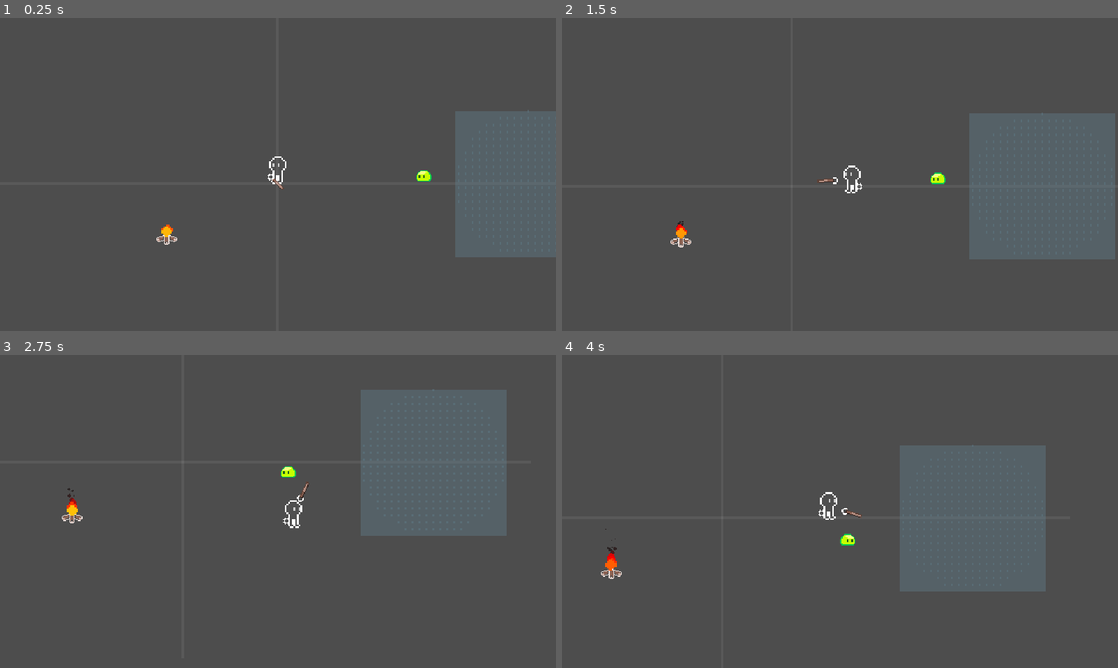
Above: before the commit, frames 1-4 (two rows, left to right).
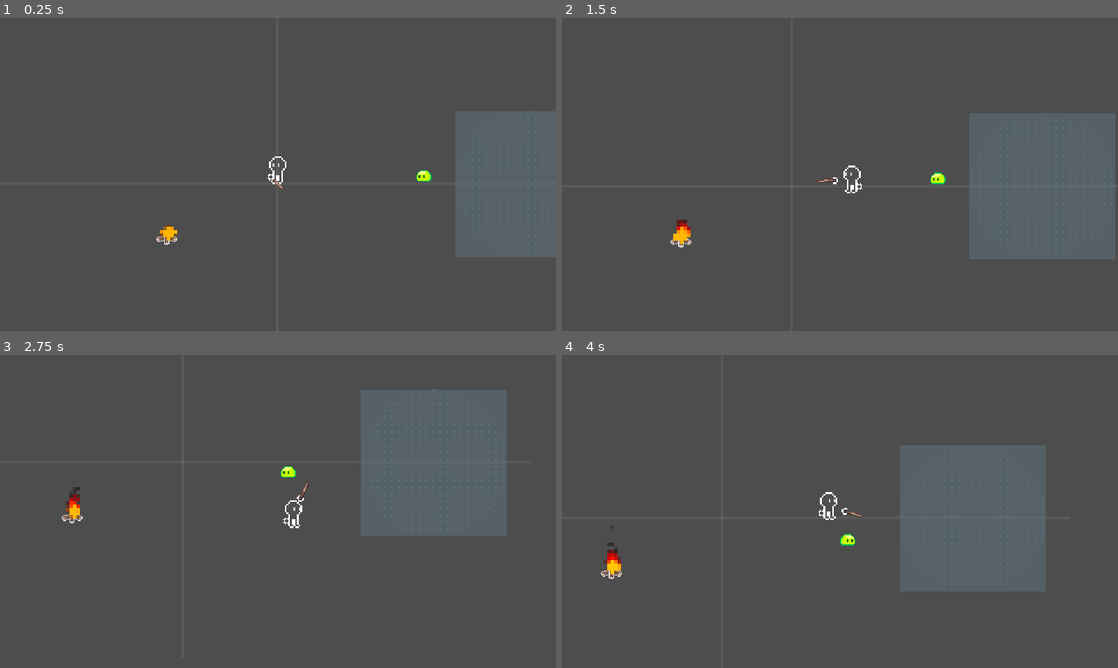
Above: after the commit, the same moments.

Repository: xharris/magicmissiles
Game: Godot game, scene res://game.tscn
Two runs of this game, one before a commit and one after it. Both use one fixed random seed, a clock stepped at 60 frames per second and the inputs below.
Inputs (mouse positions are in pixels of both pictures, inside the frame that each line leads up to):
- Up to frame 1 (0.25 s): no input
- Up to frame 2 (1.5 s): move the mouse to (962, 158) at 0.52 s; hold D (right) 0.53-1.28 s; click (962, 158) at 0.6 s; move the mouse to (728, 190) at 1.27 s; hold S (down) from 1.28 s (still down); right-click (728, 190) at 1.35 s
- Up to frame 3 (2.75 s): move the mouse to (333, 442) at 2.02 s; release S (down) at 2.03 s; hold D (right) from 2.03 s (still down); click (333, 442) at 2.1 s
- Up to frame 4 (4 s): move the mouse to (812, 574) at 2.77 s; release D (right) at 2.78 s; hold W (up) 2.78-3.53 s; right-click (812, 574) at 2.85 s; move the mouse to (1006, 558) at 3.52 s; hold A (left) from 3.53 s (still down); click (1006, 558) at 3.6 s

The runs differ from the first frame. In frame 1, less than 0.1% of the frame differs, in the area x 28-32%, y 65-72%; in frame 2, 0.2%; in frame 3, 0.1%; in frame 4, 0.2%, in the area x 7-11%, y 55-70%.

Commit message:
fixes fire pixelation shader

Diff:
--- a/components/magic_transfer/transfer/magic_transfer.tscn
+++ b/components/magic_transfer/transfer/magic_transfer.tscn
@@ -4,27 +4,45 @@
 [ext_resource type="PackedScene" uid="uid://bxm55vrlk1q2q" path="res://components/vfx/vfx.tscn" id="2_4gpub"]
 [ext_resource type="Resource" uid="uid://bl7y54gkecaxr" path="res://resources/magic_configs/fire/fire.tres" id="2_ct6ef"]
 [ext_resource type="Texture2D" uid="uid://bp7atejjkmgbv" path="res://entities/magic/magic_missile_bare.png" id="3_55gh8"]
-[ext_resource type="Resource" uid="uid://bon7jj71vdlol" path="res://resources/magic_configs/fire/vfx/fire.tres" id="4_gricb"]
 [ext_resource type="PackedScene" uid="uid://cdsl631ei3j3t" path="res://components/camera_focus/camera_focus.tscn" id="5_gricb"]
 [ext_resource type="Resource" uid="uid://b0wqj0ydhyghd" path="res://resources/camera_focus_configs/magic_transfer.tres" id="6_gricb"]
 
+[sub_resource type="Shader" id="Shader_cfyc3"]
+code = "shader_type canvas_item;
+
+uniform sampler2D SCREEN_TEXTURE : hint_screen_texture, filter_nearest;
+uniform float size = 16.0;
+uniform float camera_zoom = 1.0;
+
+void fragment() {
+    // pixelate screen coordinates
+    vec2 screen_size = 1.0 / SCREEN_PIXEL_SIZE;
+    float scaled_size = size / camera_zoom;
+    vec2 pixelated_coord = floor(SCREEN_UV * screen_size / scaled_size) * scaled_size;
+    vec2 pixelated_uv = pixelated_coord / screen_size;
+    COLOR = texture(SCREEN_TEXTURE, pixelated_uv);
+}"
+
+[sub_resource type="ShaderMaterial" id="ShaderMaterial_6v3fo"]
+shader = SubResource("Shader_cfyc3")
+shader_parameter/size = 4.0
+shader_parameter/camera_zoom = 1.0
+
 [node name="MagicTransfer" type="Node2D" unique_id=200391456]
 editor_description = "Animated effect to show magic transfer progress"
+material = SubResource("ShaderMaterial_6v3fo")
 script = ExtResource("1_d2bpw")
 magic = ExtResource("2_ct6ef")
 
-[node name="CanvasGroup" type="CanvasGroup" parent="." unique_id=647900522]
+[node name="Vfx" parent="." unique_id=1834655722 node_paths=PackedStringArray("node") instance=ExtResource("2_4gpub")]
+unique_name_in_owner = true
+node = NodePath("..")
 
-[node name="Sprite2D" type="Sprite2D" parent="CanvasGroup" unique_id=1513615291]
+[node name="Sprite2D" type="Sprite2D" parent="Vfx" unique_id=1513615291]
 unique_name_in_owner = true
 modulate = Color(1, 0.98, 0.8, 1)
 scale = Vector2(3, 3)
 texture = ExtResource("3_55gh8")
 
-[node name="Vfx" parent="CanvasGroup" unique_id=1834655722 node_paths=PackedStringArray("node") instance=ExtResource("2_4gpub")]
-unique_name_in_owner = true
-config = ExtResource("4_gricb")
-node = NodePath("..")
-
 [node name="CameraFocus" parent="." unique_id=1571792625 instance=ExtResource("5_gricb")]
 config = ExtResource("6_gricb")
--- a/components/vfx/vfx.gd
+++ b/components/vfx/vfx.gd
@@ -1,5 +1,5 @@
 @tool
-extends Node2D
+extends CanvasGroup
 class_name Vfx
 
 signal line_finished
@@ -109,22 +109,24 @@
         particles.rotation = _last_position.angle_to_point(global_position)
         _last_position = position
     # create new point in line
-    var line_point_count = line.get_point_count()
-    var line_length = config.line_length if config else 0
-    var remove_point = false
-    if not _disabled and _line_point_t <= 0 and line_point_count < line_length:
-        line.add_point(global_position)
-        if line_point_count > line_length:
-            ## reached max points
+    if line:
+        var line_point_count = line.get_point_count()
+        var line_length = config.line_length if config else 0
+        var remove_point = false
+        if not _disabled and _line_point_t <= 0 and line_point_count < line_length:
+            line.add_point(global_position)
+            if line_point_count > line_length:
+                ## reached max points
+                remove_point = true
+        else:
             remove_point = true
-    else:
-        remove_point = true
-    if remove_point and line_point_count > 0:
-        line.remove_point(0)
-        if line.get_point_count() == 0:
-            line_finished.emit()
+        if remove_point and line_point_count > 0:
+            line.remove_point(0)
+            if line.get_point_count() == 0:
+                line_finished.emit()
     # update camera zoom in shader (if camera_zoom is a uniform)
     var mat: ShaderMaterial = node.material if node else null
+
     var tform = get_canvas_transform()
     if mat and tform:
         mat.set_shader_parameter("camera_zoom", tform.get_scale())
--- a/components/vfx/vfx.tscn
+++ b/components/vfx/vfx.tscn
@@ -1,57 +1,92 @@
 [gd_scene format=3 uid="uid://bxm55vrlk1q2q"]
 
 [ext_resource type="Script" uid="uid://dwtcej8d660we" path="res://components/vfx/vfx.gd" id="1_o3b2c"]
+[ext_resource type="Resource" uid="uid://bon7jj71vdlol" path="res://resources/magic_configs/fire/vfx/fire.tres" id="2_cfyc3"]
 [ext_resource type="Texture2D" uid="uid://bp7atejjkmgbv" path="res://entities/magic/magic_missile_bare.png" id="3_j7232"]
 
-[sub_resource type="Gradient" id="Gradient_vaewb"]
+[sub_resource type="Shader" id="Shader_cfyc3"]
+code = "shader_type canvas_item;
+
+uniform sampler2D SCREEN_TEXTURE : hint_screen_texture, filter_nearest;
+uniform float size = 16.0;
+uniform float camera_zoom = 1.0;
+
+void fragment() {
+    // pixelate screen coordinates
+    vec2 screen_size = 1.0 / SCREEN_PIXEL_SIZE;
+    float scaled_size = size / camera_zoom;
+    vec2 pixelated_coord = floor(SCREEN_UV * screen_size / scaled_size) * scaled_size;
+    vec2 pixelated_uv = pixelated_coord / screen_size;
+    COLOR = texture(SCREEN_TEXTURE, pixelated_uv);
+}"
+
+[sub_resource type="ShaderMaterial" id="ShaderMaterial_6v3fo"]
+shader = SubResource("Shader_cfyc3")
+shader_parameter/size = 4.0
+shader_parameter/camera_zoom = 1.0
+
+[sub_resource type="Gradient" id="Gradient_17h35"]
 offsets = PackedFloat32Array(0, 0.10619469, 0.33628318)
 colors = PackedColorArray(1, 0.909804, 0.0313726, 1, 1, 0, 0, 1, 0.16, 0.1344, 0.1344, 1)
 
-[sub_resource type="GradientTexture1D" id="GradientTexture1D_2fqas"]
-gradient = SubResource("Gradient_vaewb")
+[sub_resource type="GradientTexture1D" id="GradientTexture1D_eonhv"]
+gradient = SubResource("Gradient_17h35")
 
-[sub_resource type="Curve" id="Curve_7vi3g"]
+[sub_resource type="Curve" id="Curve_6v3fo"]
 _data = [Vector2(0, 1), 0.0, 0.0, 0, 0, Vector2(0.5, 0.1), 0.0, 0.0, 0, 0, Vector2(1, 0), 0.0, 0.0, 0, 0]
 point_count = 3
 metadata/_snap_enabled = true
 
-[sub_resource type="CurveTexture" id="CurveTexture_sgx7s"]
-curve = SubResource("Curve_7vi3g")
+[sub_resource type="CurveTexture" id="CurveTexture_onyhh"]
+curve = SubResource("Curve_6v3fo")
 
-[sub_resource type="ParticleProcessMaterial" id="ParticleProcessMaterial_we1go"]
+[sub_resource type="ParticleProcessMaterial" id="ParticleProcessMaterial_k6f3g"]
 lifetime_randomness = 0.5
 emission_shape = 1
-emission_sphere_radius = 2.0
+emission_sphere_radius = 5.0
 direction = Vector3(0, -1, 0)
 spread = 10.0
 initial_velocity_min = 20.0
 initial_velocity_max = 40.0
 gravity = Vector3(0, 0, 0)
-scale_min = 3.5
-scale_max = 4.5
-scale_curve = SubResource("CurveTexture_sgx7s")
-color_ramp = SubResource("GradientTexture1D_2fqas")
+scale_min = 4.5
+scale_max = 5.5
+scale_curve = SubResource("CurveTexture_onyhh")
+color_ramp = SubResource("GradientTexture1D_eonhv")
 
-[node name="Vfx" type="Node2D" unique_id=1834655722 node_paths=PackedStringArray("node")]
+[sub_resource type="Curve" id="Curve_0ngxl"]
+_data = [Vector2(0.3, 0.3), 0.0, 0.0, 0, 0, Vector2(1, 1), 0.0, 0.0, 0, 0]
+point_count = 2
+metadata/_snap_enabled = true
+
+[sub_resource type="Gradient" id="Gradient_j7232"]
+offsets = PackedFloat32Array(0.1509434, 0.3301887, 0.5566038, 0.8386023)
+colors = PackedColorArray(0.16, 0.1344, 0.1344, 0, 1, 0, 0, 0.47058824, 1, 0, 0, 0.85882354, 1, 0.90300006, 0.029999971, 1)
+
+[node name="Vfx" type="CanvasGroup" unique_id=7649201 node_paths=PackedStringArray("node")]
+material = SubResource("ShaderMaterial_6v3fo")
 script = ExtResource("1_o3b2c")
-node = NodePath(".")
+config = ExtResource("2_cfyc3")
+node = NodePath("")
 
 [node name="GPUParticles2D" type="GPUParticles2D" parent="." unique_id=1842044345]
 unique_name_in_owner = true
-amount = 30
+amount = 80
 texture = ExtResource("3_j7232")
 lifetime = 5.0
 fixed_fps = 120
-interpolate = false
-fract_delta = false
 visibility_rect = Rect2(-1000, -1000, 2000, 2000)
 trail_lifetime = 5.0
-process_material = SubResource("ParticleProcessMaterial_we1go")
+process_material = SubResource("ParticleProcessMaterial_k6f3g")
 
 [node name="Line2D" type="Line2D" parent="." unique_id=1166481658]
 unique_name_in_owner = true
+visible = false
 top_level = true
+points = PackedVector2Array(0, 0, 0, 0, 0, 0, 0, 0, 0, 0, 0, 0, 0, 0, 0, 0, 0, 0)
 width = 0.0
+width_curve = SubResource("Curve_0ngxl")
+gradient = SubResource("Gradient_j7232")
 texture_mode = 1
 joint_mode = 2
 end_cap_mode = 2
--- a/entities/campfire/campfire.tscn
+++ b/entities/campfire/campfire.tscn
@@ -7,7 +7,6 @@
 [ext_resource type="Resource" uid="uid://dqxa14xhfws2h" path="res://resources/magic_configs/fire/burn_tick.tres" id="6_eb2i3"]
 [ext_resource type="Texture2D" uid="uid://dqhtk4m28vi16" path="res://entities/campfire/campfire.png" id="6_u22cf"]
 [ext_resource type="PackedScene" uid="uid://bxm55vrlk1q2q" path="res://components/vfx/vfx.tscn" id="7_uf2kd"]
-[ext_resource type="Resource" uid="uid://bon7jj71vdlol" path="res://resources/magic_configs/fire/vfx/fire.tres" id="8_8fgpv"]
 
 [sub_resource type="CircleShape2D" id="CircleShape2D_jvgcx"]
 radius = 16.03122
@@ -30,12 +29,11 @@
 [node name="CollisionShape2D" type="CollisionShape2D" parent="OnHit" unique_id=676683953]
 shape = SubResource("CircleShape2D_u78hh")
 
-[node name="CanvasGroup" type="CanvasGroup" parent="." unique_id=1624914397]
+[node name="Visual" type="Node2D" parent="." unique_id=1439228848]
 
-[node name="Sprite2D" type="Sprite2D" parent="CanvasGroup" unique_id=2089002870]
+[node name="Sprite2D" type="Sprite2D" parent="Visual" unique_id=2089002870]
 scale = Vector2(2, 2)
 texture = ExtResource("6_u22cf")
 
-[node name="Vfx" parent="CanvasGroup" unique_id=1834655722 node_paths=PackedStringArray("node") instance=ExtResource("7_uf2kd")]
-config = ExtResource("8_8fgpv")
-node = NodePath("..")
+[node name="Vfx" parent="Visual" unique_id=1834655722 node_paths=PackedStringArray("node") instance=ExtResource("7_uf2kd")]
+node = NodePath("")
--- a/entities/magic/magic.gd
+++ b/entities/magic/magic.gd
@@ -13,7 +13,7 @@
 @onready var on_hit: OnHit = %OnHit
 @onready var status_effect_ctrl: StatusEffectCtrl = %StatusEffectCtrl
 @onready var vfx: Vfx = %Vfx
-@onready var visual: CanvasGroup = %CanvasGroup
+@onready var visual: CanvasGroup = %Vfx
 @onready var sprite: Sprite2D = %Sprite2D
 
 var configs: Array[MagicConfig]:
--- a/entities/magic/magic.tscn
+++ b/entities/magic/magic.tscn
@@ -31,15 +31,12 @@
 [node name="StatusEffectCtrl" parent="." unique_id=850064587 instance=ExtResource("4_t1fop")]
 unique_name_in_owner = true
 
-[node name="CanvasGroup" type="CanvasGroup" parent="." unique_id=249816439]
-unique_name_in_owner = true
-
-[node name="Vfx" parent="CanvasGroup" unique_id=759915545 node_paths=PackedStringArray("node") instance=ExtResource("5_1bg2c")]
+[node name="Vfx" parent="." unique_id=759915545 node_paths=PackedStringArray("node") instance=ExtResource("5_1bg2c")]
 unique_name_in_owner = true
 config = ExtResource("6_oxn43")
-node = NodePath("..")
+node = NodePath("")
 
-[node name="Sprite2D" type="Sprite2D" parent="CanvasGroup" unique_id=213673669]
+[node name="Sprite2D" type="Sprite2D" parent="Vfx" unique_id=213673669]
 unique_name_in_owner = true
 scale = Vector2(2, 2)
 texture = ExtResource("1_grni7")
--- a/resources/magic_configs/fire/vfx/burning.gdshader
+++ b/resources/magic_configs/fire/vfx/burning.gdshader
@@ -5,9 +5,10 @@
 uniform float camera_zoom = 1.0;
 
 void fragment() {
-    // pixelate screen coordinates (TODO not working)
-    float scaled_size = size * camera_zoom;
-    vec2 pixelated_coord = FRAGCOORD.xy - mod(FRAGCOORD.xy, scaled_size);
-    pixelated_coord += scaled_size * 0.5;
-    COLOR = texture(SCREEN_TEXTURE, pixelated_coord * SCREEN_PIXEL_SIZE / TEXTURE_PIXEL_SIZE);
+    // pixelate screen coordinates
+    vec2 screen_size = 1.0 / SCREEN_PIXEL_SIZE;
+    float scaled_size = size / camera_zoom;
+    vec2 pixelated_coord = floor(SCREEN_UV * screen_size / scaled_size) * scaled_size;
+    vec2 pixelated_uv = pixelated_coord / screen_size;
+    COLOR = texture(SCREEN_TEXTURE, pixelated_uv);
 }
--- a/resources/magic_configs/fire/vfx/fire.tres
+++ b/resources/magic_configs/fire/vfx/fire.tres
@@ -1,6 +1,7 @@
 [gd_resource type="Resource" script_class="VfxConfig" format=3 uid="uid://bon7jj71vdlol"]
 
 [ext_resource type="Gradient" uid="uid://dast1pbf2rmcf" path="res://resources/magic_configs/fire/vfx/fire_trail.tres" id="1_2fqas"]
+[ext_resource type="Shader" uid="uid://csqbe3n88yk4u" path="res://resources/magic_configs/fire/vfx/burning.gdshader" id="2_eonhv"]
 [ext_resource type="Texture2D" uid="uid://bp7atejjkmgbv" path="res://entities/magic/magic_missile_bare.png" id="3_sgx7s"]
 [ext_resource type="Script" uid="uid://d4gi0xblvwguj" path="res://components/vfx/vfx_config.gd" id="4_we1go"]
 
@@ -9,40 +10,46 @@
 point_count = 2
 metadata/_snap_enabled = true
 
-[sub_resource type="Gradient" id="Gradient_vaewb"]
+[sub_resource type="ShaderMaterial" id="ShaderMaterial_6v3fo"]
+shader = ExtResource("2_eonhv")
+shader_parameter/size = 32.0
+shader_parameter/camera_zoom = 1.0
+
+[sub_resource type="Gradient" id="Gradient_17h35"]
 offsets = PackedFloat32Array(0, 0.10619469, 0.33628318)
 colors = PackedColorArray(1, 0.909804, 0.0313726, 1, 1, 0, 0, 1, 0.16, 0.1344, 0.1344, 1)
 
-[sub_resource type="GradientTexture1D" id="GradientTexture1D_2fqas"]
-gradient = SubResource("Gradient_vaewb")
+[sub_resource type="GradientTexture1D" id="GradientTexture1D_eonhv"]
+gradient = SubResource("Gradient_17h35")
 
-[sub_resource type="Curve" id="Curve_7vi3g"]
+[sub_resource type="Curve" id="Curve_6v3fo"]
 _data = [Vector2(0, 1), 0.0, 0.0, 0, 0, Vector2(0.5, 0.1), 0.0, 0.0, 0, 0, Vector2(1, 0), 0.0, 0.0, 0, 0]
 point_count = 3
 metadata/_snap_enabled = true
 
-[sub_resource type="CurveTexture" id="CurveTexture_sgx7s"]
-curve = SubResource("Curve_7vi3g")
+[sub_resource type="CurveTexture" id="CurveTexture_onyhh"]
+curve = SubResource("Curve_6v3fo")
 
-[sub_resource type="ParticleProcessMaterial" id="ParticleProcessMaterial_we1go"]
+[sub_resource type="ParticleProcessMaterial" id="ParticleProcessMaterial_k6f3g"]
 lifetime_randomness = 0.5
 emission_shape = 1
-emission_sphere_radius = 2.0
+emission_sphere_radius = 5.0
 direction = Vector3(0, -1, 0)
 spread = 10.0
 initial_velocity_min = 20.0
 initial_velocity_max = 40.0
 gravity = Vector3(0, 0, 0)
-scale_min = 3.5
-scale_max = 4.5
-scale_curve = SubResource("CurveTexture_sgx7s")
-color_ramp = SubResource("GradientTexture1D_2fqas")
+scale_min = 4.5
+scale_max = 5.5
+scale_curve = SubResource("CurveTexture_onyhh")
+color_ramp = SubResource("GradientTexture1D_eonhv")
 
 [resource]
 script = ExtResource("4_we1go")
-particles = SubResource("ParticleProcessMaterial_we1go")
+material = SubResource("ShaderMaterial_6v3fo")
+particles = SubResource("ParticleProcessMaterial_k6f3g")
 particles_texture = ExtResource("3_sgx7s")
-particles_amount = 30
+particles_amount = 80
 particles_lifetime = 5.0
 line_gradient = ExtResource("1_2fqas")
 line_gradient_reverse = true
